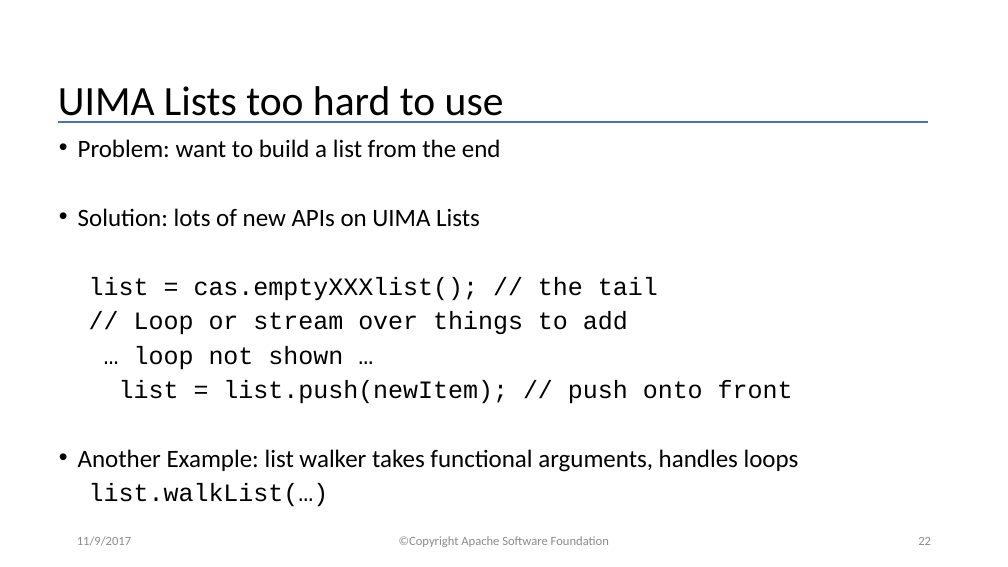
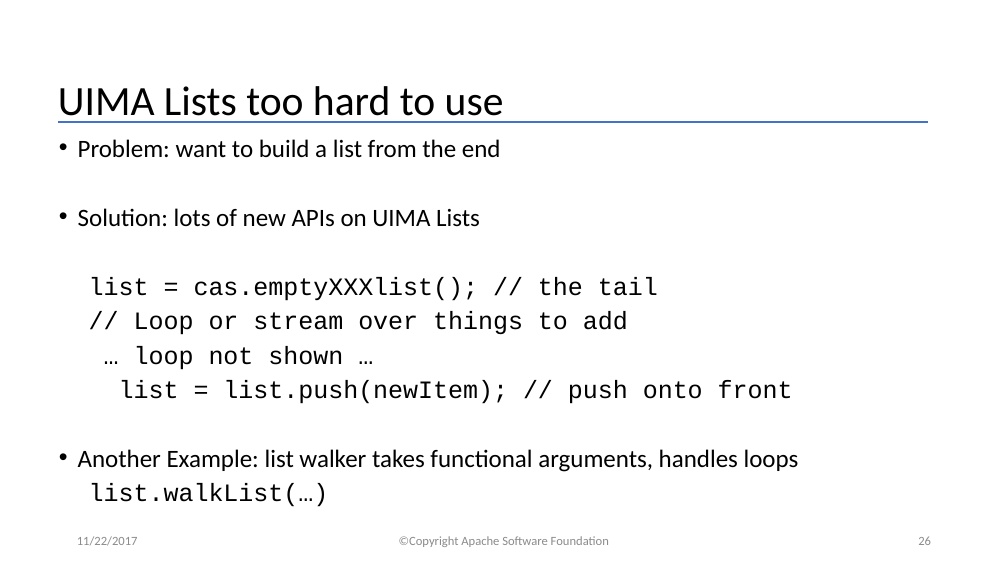
Before and after one commit to apache/uima-site, a slide deck: slide 26 of docs/downloads/uv3/UIMA_V3_Programmers_Solutions.pptx (slide 22 before the commit). Drawn at 1008x567 pixels with LibreOffice and Linux fonts; fonts in the diff are those of the drawing. Boxes give left, top, right and bottom in pixels: in the first picture for what was removed or moved away, otherwise in the second. Text is boxed around its words. In the diff, an @@ line names an element or a change of style, - is before the commit and + after.

```diff
--- a/docs/downloads/uv3/UIMA_V3_Programmers_Solutions.pptx
+++ b/docs/downloads/uv3/UIMA_V3_Programmers_Solutions.pptx
@@ text at box(77, 536, 138, 546): text changed @@
-11/9/2017
+11/22/2017
@@ page number at box(918, 536, 931, 545): text changed @@
-22
+26
```
Also in this commit, not shown: 24 other slides changed, 5 slides added, 3 other files.
